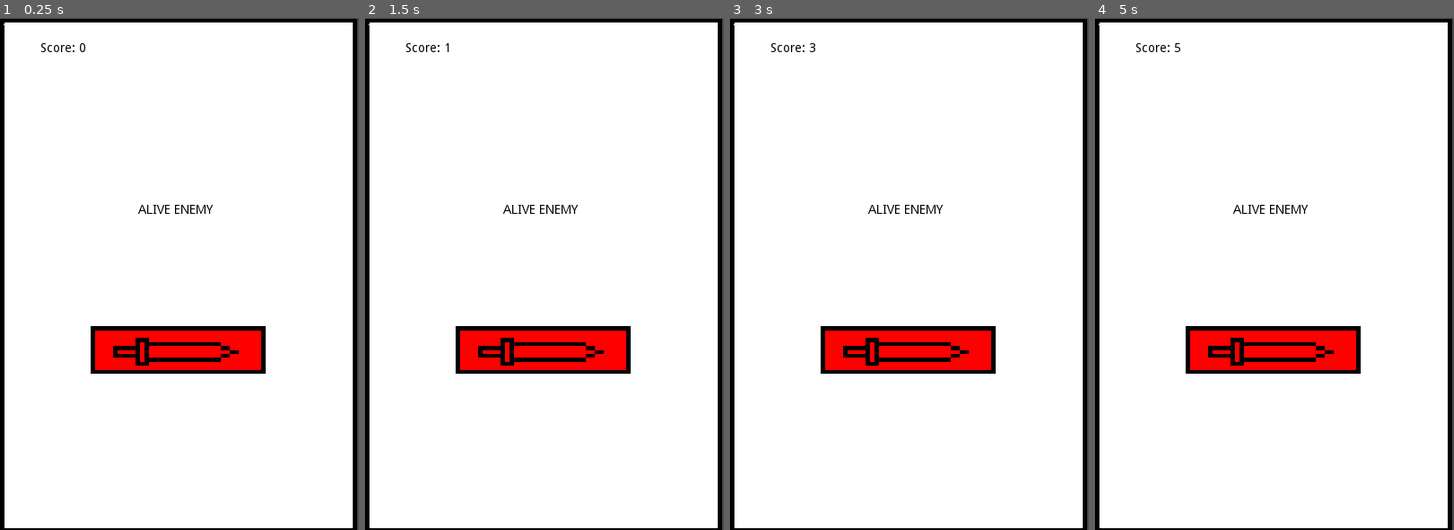
Above: before the commit, frames 1-4 (left to right).
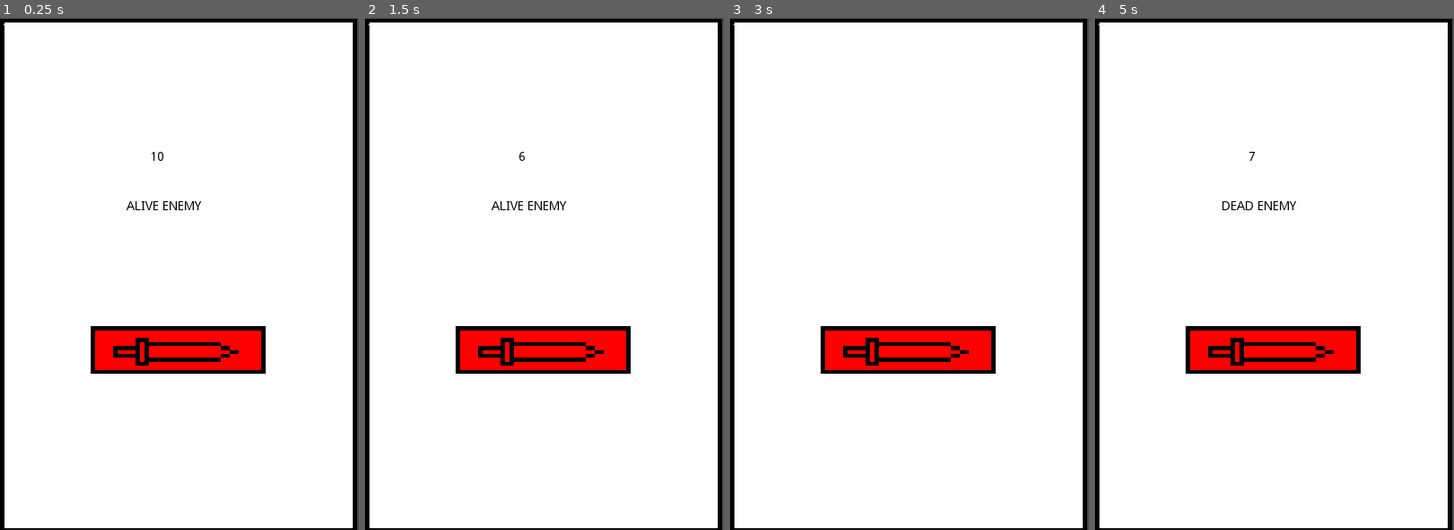
Above: after the commit, the same moments.

Repository: gumapuma1/classic_clicker
Game: Godot game, scene res://main.tscn
Two runs of this game, one before a commit and one after it. Both use one fixed random seed, a clock stepped at 60 frames per second and the inputs below.
Inputs:
- Up to frame 1 (0.25 s): no input
- Up to frame 2 (1.5 s): tap Enter at 0.5 s; tap Space at 1.25 s
- Up to frame 3 (3 s): tap Enter at 2.75 s
- Up to frame 4 (5 s): tap Space at 3.5 s; tap Enter at 4.25 s

The runs differ from the first frame. In frame 1, 0.4% of the frame differs, in the area x 11-60%, y 4-39%; in frame 2, 0.4%; in frame 3, 0.3%; in frame 4, 0.4%.

Commit message:
End of day 1 of development

Diff:
--- a/global.gd
+++ b/global.gd
@@ -2,9 +2,7 @@
 
 var score = 0
 var dmg = 1
-var war_dmg = 1
-
-
+var war_dmg = 4
 
 func _ready():
 	print('global script loaded')
--- a/main.tscn
+++ b/main.tscn
@@ -4,20 +4,32 @@
 [ext_resource path="res://sprite/at_but_1.png" type="Texture" id=2]
 [ext_resource path="res://sprite/at_but_pressed.png" type="Texture" id=3]
 [ext_resource path="res://script/TouchScreenButton.gd" type="Script" id=4]
-[ext_resource path="res://script/enemy.gd" type="Script" id=5]
+[ext_resource path="res://scenes/enemy.tscn" type="PackedScene" id=5]
 
 [sub_resource type="GDScript" id=1]
-script/source = "extends Label
+script/source = "extends Node2D
 
-func _process(delta):
-	text = \"Score: \" + str(G.score)
+export (PackedScene) var Enemy
+
+var enemy = null
+
+func _ready():
+	$enemy.connect('enemy_dead', self,\"_on_enemy_enemy_dead\")
+
+func _on_enemy_enemy_dead():
+	print('enemy dead')
+	$Timer.start()
 
 
 func _on_Timer_timeout():
-	G.score += G.war_dmg
+	print('enemy spawn start...')
+	$enemy.hp = 10 + G.score * G.score
+	$enemy.show()
 "
 
 [node name="Node2D" type="Node2D"]
+script = SubResource( 1 )
+Enemy = ExtResource( 5 )
 
 [node name="screen" type="Sprite" parent="."]
 position = Vector2( 199.189, 286.875 )
@@ -30,37 +42,15 @@
 pressed = ExtResource( 3 )
 script = ExtResource( 4 )
 
-[node name="enemy" type="Label" parent="."]
-margin_left = 122.878
-margin_top = 174.918
-margin_right = 267.878
-margin_bottom = 253.918
-custom_colors/font_color = Color( 0, 0, 0, 1 )
-text = "Alive enemy"
-align = 1
-valign = 1
-uppercase = true
-script = ExtResource( 5 )
-__meta__ = {
-"_edit_use_anchors_": false
-}
+[node name="Timer" type="Timer" parent="."]
+wait_time = 2.0
+one_shot = true
 
-[node name="score" type="Label" parent="."]
-margin_left = 16.8369
-margin_top = 23.5717
-margin_right = 125.0
-margin_bottom = 44.0
-custom_colors/font_color = Color( 0, 0, 0, 1 )
-text = "score"
-align = 1
-valign = 1
-script = SubResource( 1 )
-__meta__ = {
-"_edit_use_anchors_": false
-}
+[node name="enemyPosition" type="Position2D" parent="."]
+position = Vector2( 124, 186 )
 
-[node name="Timer" type="Timer" parent="score"]
-autostart = true
+[node name="enemy" parent="." instance=ExtResource( 5 )]
 [connection signal="pressed" from="screen/TouchScreenButton" to="screen/TouchScreenButton" method="_on_TouchScreenButton_pressed"]
+[connection signal="pressed" from="screen/TouchScreenButton" to="enemy" method="_on_TouchScreenButton_pressed"]
 [connection signal="released" from="screen/TouchScreenButton" to="screen/TouchScreenButton" method="_on_TouchScreenButton_released"]
-[connection signal="timeout" from="score/Timer" to="score" method="_on_Timer_timeout"]
+[connection signal="timeout" from="Timer" to="." method="_on_Timer_timeout"]
--- /dev/null
+++ b/scenes/enemy.tscn
@@ -0,0 +1,35 @@
+[gd_scene load_steps=2 format=2]
+
+[ext_resource path="res://script/enemy.gd" type="Script" id=1]
+
+[node name="enemy" type="Label"]
+margin_left = 110.164
+margin_top = 170.68
+margin_right = 255.164
+margin_bottom = 249.68
+custom_colors/font_color = Color( 0, 0, 0, 1 )
+text = "Alive enemy"
+align = 1
+valign = 1
+uppercase = true
+script = ExtResource( 1 )
+__meta__ = {
+"_edit_use_anchors_": false
+}
+
+[node name="enemy_hp" type="Label" parent="."]
+margin_left = 10.5002
+margin_top = -26.3298
+margin_right = 118.663
+margin_bottom = -5.9015
+custom_colors/font_color = Color( 0, 0, 0, 1 )
+text = "HP: 10"
+align = 1
+valign = 1
+__meta__ = {
+"_edit_use_anchors_": false
+}
+
+[node name="Timer" type="Timer" parent="."]
+autostart = true
+[connection signal="timeout" from="Timer" to="." method="_on_Timer_timeout"]
--- a/script/TouchScreenButton.gd
+++ b/script/TouchScreenButton.gd
@@ -1,9 +1,8 @@
 extends TouchScreenButton
 
 func _on_TouchScreenButton_pressed():
-	G.score+=G.dmg
 	position.x += 1
-
+	#emit_signal("pressed")
 
 func _on_TouchScreenButton_released():
 	position.x -= 1
--- a/script/enemy.gd
+++ b/script/enemy.gd
@@ -1,7 +1,27 @@
 extends Label
 
-var hp = 10
+export var hp = 10
+signal enemy_dead()
+
 
 func _process(delta):
-	if (G.score >= hp):
+	#проверка хп врага
+	if (hp < 1):
 		text = "Dead enemy"
+		emit_signal('enemy_dead')
+		#+1 к score, от которого зависит хп нового врага
+		G.score += 1
+		#добавляем хп врагу, чтобы цикл проверки хп не повторился
+		#и прячем его с экрана
+		hp = (G.war_dmg + G.dmg) * 200
+		hide()
+	#изменяем количество хп, отображаемого над врагом
+	get_node("enemy_hp").text = str(hp)
+
+
+#две функции с получения урона - пассивного и от клика
+func _on_Timer_timeout():
+	hp -= G.war_dmg
+
+func _on_TouchScreenButton_pressed():
+	hp -= G.dmg
